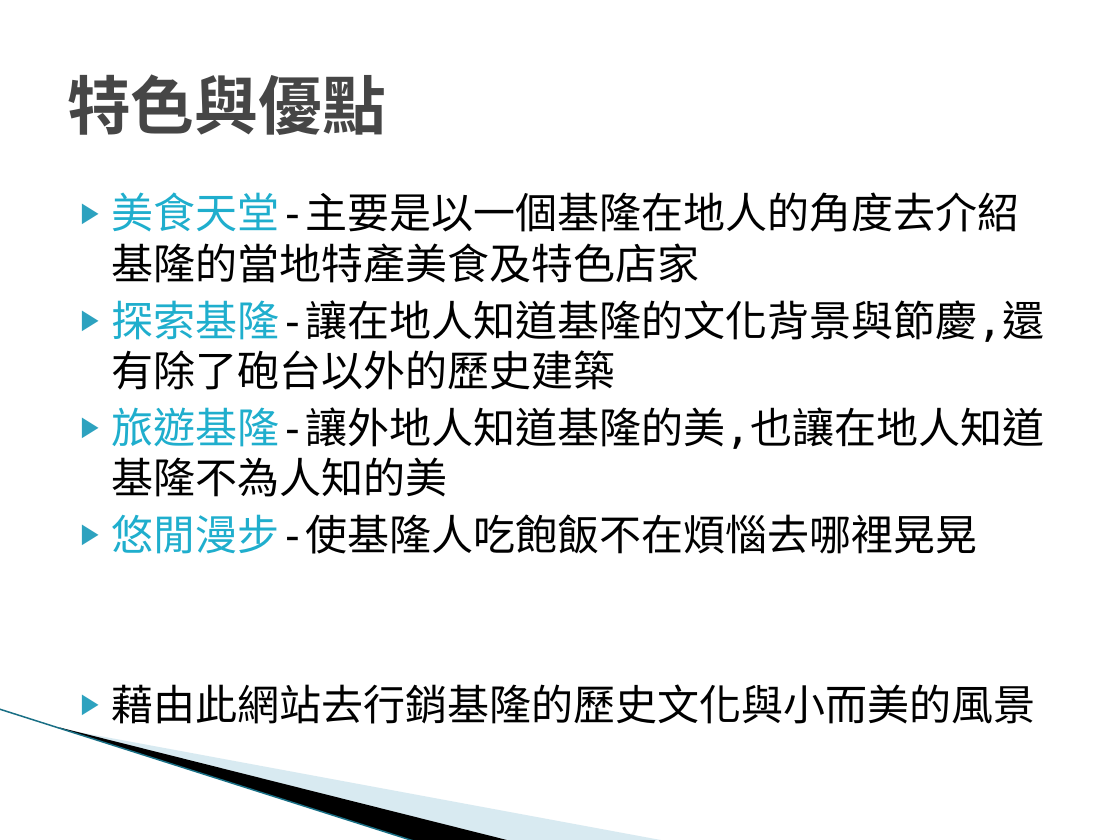
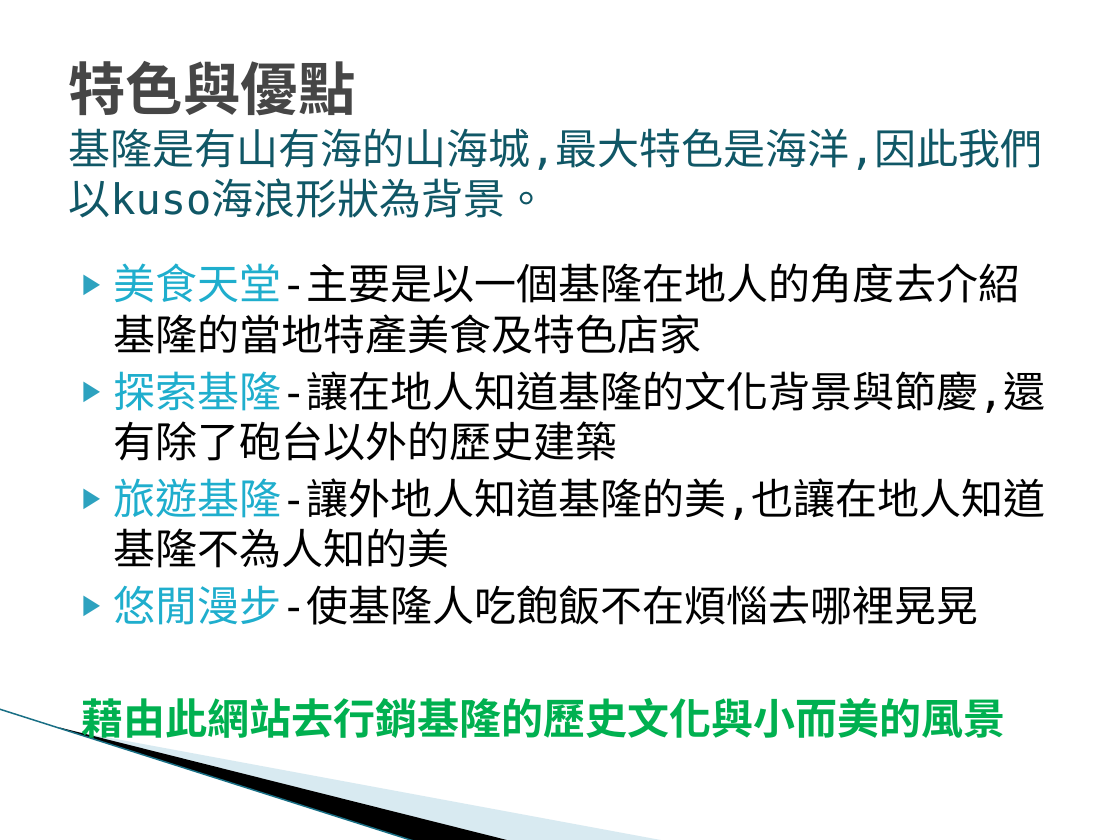
Before and after one commit to z12345612006/z12345612006.github.io, a slide deck: slide 4 of 00257204+00157134.pptx. Drawn at 1120x840 pixels with LibreOffice and Linux fonts; fonts in the diff are those of the drawing; background and template pictures are left out. Boxes give left, top, right and bottom in pixels: in the first picture for what was removed or moved away, otherwise in the second. Text is boxed around its words. In the diff, an @@ line names an element or a change of style, - is before the commit and + after.

```diff
--- a/00257204+00157134.pptx
+++ b/00257204+00157134.pptx
@@ title at [68,61,1043,218]: text changed; size 41 to 27 pt; text colour #464646 to #105766; bold off @@
-特色與優點
+特色與優點
+基隆是有山有海的山海城,最大特色是海洋,因此我們以kuso海浪形狀為背景。
@@ text "美食天堂-主要是以一個基隆在地人的角度去介紹基隆的當地特產美食及特色店家": place and size @@
-text "美食天堂-主要是以一個基隆在地人的角度去介紹基隆的當地特產美食及特色店家" at [112,192,1045,724]
+text "美食天堂-主要是以一個基隆在地人的角度去介紹基隆的當地特產美食及特色店家" at [82,263,1046,745]
@@ text at [82,698,1006,745]: text colour #000000 to #00B050, bold on in "藉由此網站去行銷基隆的歷史文化與小而美的風景"; bullet ▶ to none @@
```
Also in this commit, not shown: 1 other file.
